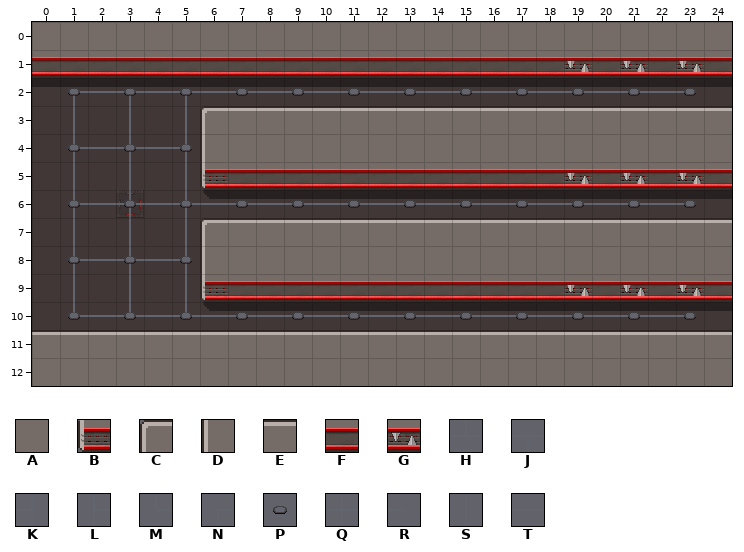
Tiled map: cocos/Code/assets/resources/map/map_3-3-E-1.tmx. That is the earlier state.
Cells are 32x32 px. Shown: x 0..24, y 0..12.
Key: from "alien_spaceship_tileset2": A 0, B 13, C 33, D 43, E 52, F 100, G 105, H 158, J 158 turned 180, K 158 turned 270, L 158 turned 90, M 159, N 159 turned 90, P 167, Q 168, R 169 turned 180, S 178, T 178 turned 270.
_ is an empty cell.
Layers that did not change in this view are not listed.
Layer "wall" before, first column x 0:
 0 AAAAAAAAAAAAAAAAAAAAAAAAA
 1 FFFFFFFFFFFFFFFFFFFGFGFGF
 2 _________________________
 3 ______CEEEEEEEEEEEEEEEEEE
 4 ______DAAAAAAAAAAAAAAAAAA
 5 ______BFFFFFFFFFFFFGFGFGF
 6 _________________________
 7 ______CEEEEEEEEEEEEEEEEEE
 8 ______DAAAAAAAAAAAAAAAAAA
 9 ______BFFFFFFFFFFFFGFGFGF
10 _________________________
11 EEEEEEEEEEEEEEEEEEEEEEEEE
12 AAAAAAAAAAAAAAAAAAAAAAAAA
Layer "line" before, first column x 0:
 0 _________________________
 1 _________________________
 2 _NTJTJTTTTTTTTTTTTTTTTTR_
 3 _S_S_S___________________
 4 _LTQTK___________________
 5 _S_S_S___________________
 6 _LTQTQTTTTTTTTTTTTTTTTTR_
 7 _S_S_S___________________
 8 _LTQTK___________________
 9 _S_S_S___________________
10 _MTHTHTTTTTTTTTTTTTTTTTR_
11 _________________________
12 _________________________
Layer "point" before, first column x 0:
 0 _________________________
 1 _________________________
 2 _P_P_P_P_P_P_P_P_P_P_P_P_
 3 _________________________
 4 _P_P_P___________________
 5 _________________________
 6 _P_P_P_P_P_P_P_P_P_P_P_P_
 7 _________________________
 8 _P_P_P___________________
 9 _________________________
10 _P_P_P_P_P_P_P_P_P_P_P_P_
11 _________________________
12 _________________________
After the commit:
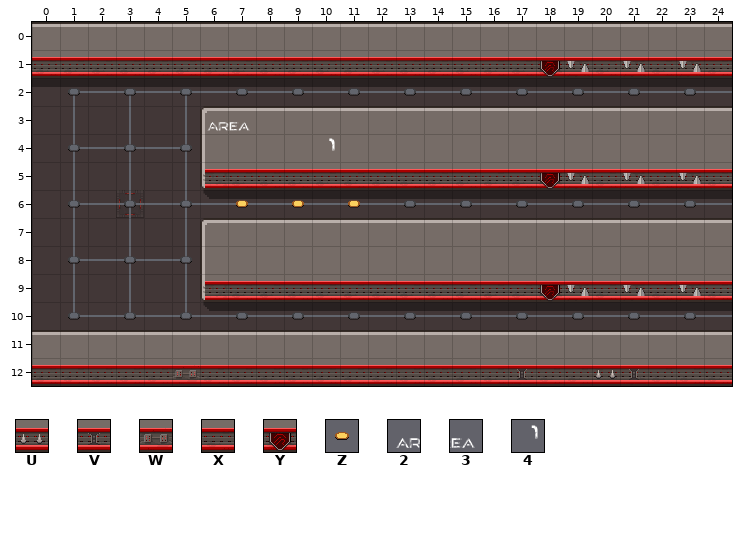
Further tiles: from "alien_spaceship_tileset2": U 102, V 103, W 107, X 110, Y 115, Z 157; from "scifi_tileset_01": 2 150, 3 151, 4 153.
Tiles of an added or newly shown layer are drawn over the layers below it.
Changes in this commit:
Changed rows in their new state; . is an unchanged cell.
Layer "wall":
first column x 0:
 0 EEEEEEEEEEEEEEEEEEEEEEEEE
 1 XXXXXXXXXXXXXXXXXXY.X.X.X
first column x 7:
 5 XXXXXXXXXXXY.X.X.X
first column x 0:
 9 .......XXXXXXXXXXXY.X.X.X
12 XXXXXWXXXXXXXXXXXVXXUVXXX
Layer "p" (added):
first column x 6:
 3 23...
 4 ....4
Layer "line":
first column x 23:
 2 TT
first column x 23:
 6 TT
first column x 23:
10 TT
Layer "point":
first column x 7:
 6 Z.Z.Z
